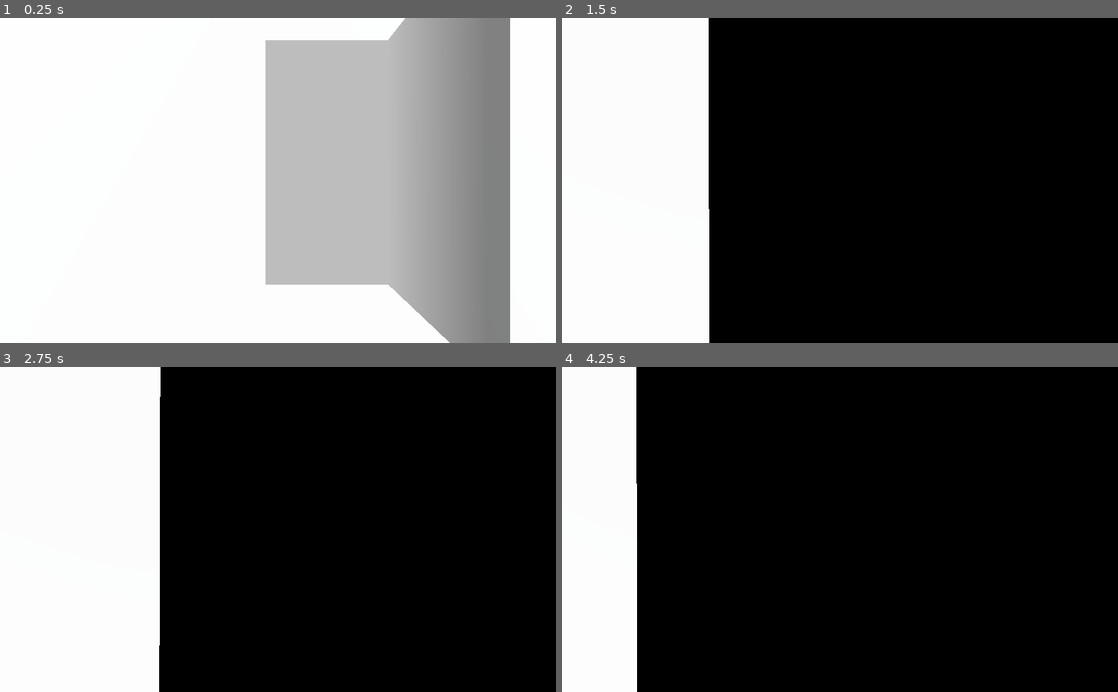
Above: before the commit, frames 1-4 (two rows, left to right).
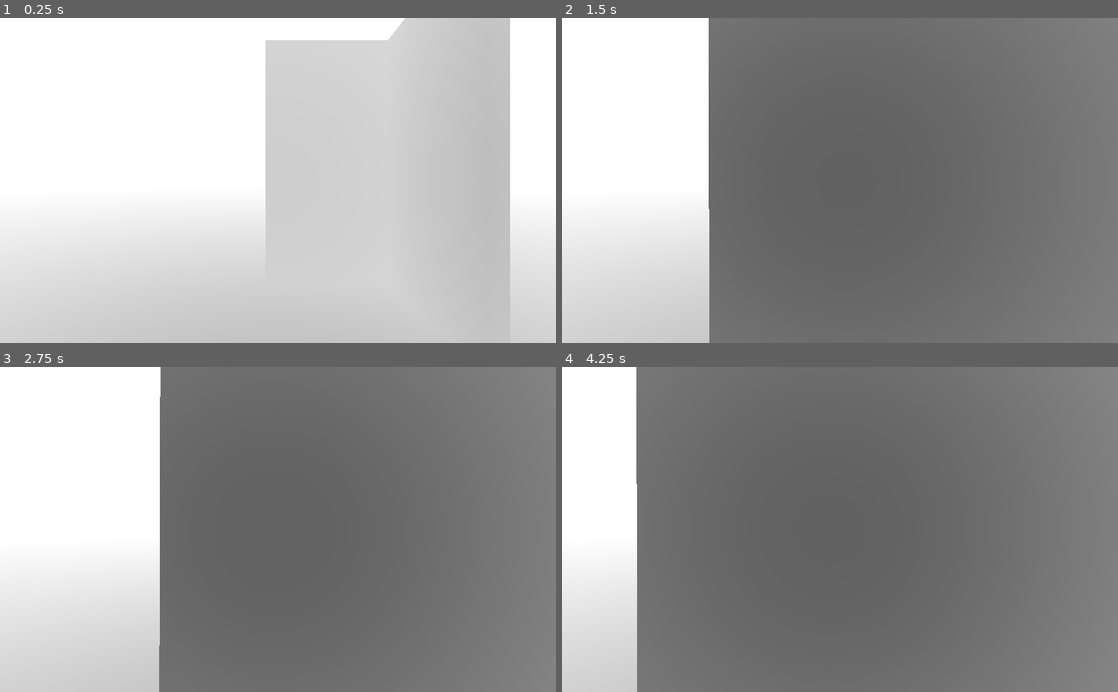
Above: after the commit, the same moments.

Repository: SmBe19/AJ8
Game: Godot game, scene res://scn/Root.tscn
Same seed, same stepped clock (60 frames per second), same inputs: the game is played once before the commit and once after it.
Inputs (mouse positions are in pixels of both pictures, inside the frame that each line leads up to):
- Up to frame 1 (0.25 s): no input
- Up to frame 2 (1.5 s): tap Enter at 0.5 s; move the mouse to (867, 180) at 0.52 s; hold W (move_forward) from 0.53 s (still down); move the mouse to (812, 180) at 1.27 s
- Up to frame 3 (2.75 s): keep holding W (move_forward); move the mouse to (289, 523) at 2.02 s
- Up to frame 4 (4.25 s): keep holding W (move_forward); move the mouse to (834, 536) at 2.77 s; move the mouse to (878, 532) at 3.52 s

The runs differ from the first frame. In frame 1, 42% of the frame differs, in the area x 0-100%, y 0-100%; in frame 2, 81%; in frame 3, 79%; in frame 4, 90%.

Commit message:
Improve depth shader

Diff:
--- a/default_env.tres
+++ b/default_env.tres
@@ -3,5 +3,6 @@
 [sub_resource type="ProceduralSky" id=1]
 
 [resource]
-background_mode = 2
+background_mode = 1
 background_sky = SubResource( 1 )
+background_color = Color( 1, 1, 1, 1 )
--- /dev/null
+++ b/mat/depth.tres
@@ -0,0 +1,20 @@
+[gd_resource type="ShaderMaterial" load_steps=2 format=2]
+
+[sub_resource type="Shader" id=1]
+code = "shader_type spatial;
+
+varying vec4 v_pos;
+
+void vertex() {
+	v_pos = (MODELVIEW_MATRIX * vec4(VERTEX, 1.0)).xyzw;
+}
+
+void fragment() {
+	vec3 pos = v_pos.xyz;//v_pos.xyz / v_pos.w;
+	pos.z = -pos.z;
+	ALBEDO.rgb = vec3(0.);
+	EMISSION.rgb = vec3(1.-1./(1.+length(pos)));
+}"
+
+[resource]
+shader = SubResource( 1 )
--- a/scn/Root.tscn
+++ b/scn/Root.tscn
@@ -1,21 +1,9 @@
-[gd_scene load_steps=6 format=2]
+[gd_scene load_steps=3 format=2]
 
 [ext_resource path="res://src/Root.gd" type="Script" id=1]
 [ext_resource path="res://scn/World.tscn" type="PackedScene" id=2]
-[ext_resource path="res://src/Depth.shader" type="Shader" id=4]
-
-[sub_resource type="QuadMesh" id=1]
-size = Vector2( 2, 2 )
-
-[sub_resource type="ShaderMaterial" id=2]
-shader = ExtResource( 4 )
 
 [node name="Root" type="Node"]
 script = ExtResource( 1 )
 
-[node name="MagicSmoke" type="MeshInstance" parent="."]
-extra_cull_margin = 16384.0
-mesh = SubResource( 1 )
-material/0 = SubResource( 2 )
-
 [node name="World" parent="." instance=ExtResource( 2 )]
--- a/scn/World.tscn
+++ b/scn/World.tscn
@@ -1,35 +1,35 @@
-[gd_scene load_steps=8 format=2]
+[gd_scene load_steps=9 format=2]
 
 [ext_resource path="res://src/Player.gd" type="Script" id=1]
 [ext_resource path="res://msh/testlvl.obj" type="ArrayMesh" id=2]
+[ext_resource path="res://mat/depth.tres" type="Material" id=3]
 
-[sub_resource type="BoxShape" id=3]
+[sub_resource type="BoxShape" id=1]
 extents = Vector3( 64, 1, 64 )
 
 [sub_resource type="QuadMesh" id=2]
 
-[sub_resource type="CapsuleShape" id=4]
+[sub_resource type="CapsuleShape" id=3]
 radius = 0.5
 
-[sub_resource type="ConvexPolygonShape" id=5]
+[sub_resource type="ConvexPolygonShape" id=4]
 points = PoolVector3Array( 0.727928, -2.01802, -0.765685, 0.727928, 2.01802, -0.765685, 0.730457, -1.98261, -1, 0.73045 …(185 unchanged characters)…
 
-[sub_resource type="ConvexPolygonShape" id=6]
+[sub_resource type="ConvexPolygonShape" id=5]
 points = PoolVector3Array( -1.21802, -2.01802, -1.01802, -1.21802, -2.01802, -0.765766, -1.21802, 2.01802, -1.01802, -1.21802, 2.01802, -0.765766, 0.72785, -2.01802, -1.01802, 0.72785, -2.01802, -0.765766, 0.72785, 2.01802, -1.01802, 0.72785, 2.01802, -0.765766 )
 
 [node name="World" type="Spatial"]
 
 [node name="Ground" type="StaticBody" parent="."]
-visible = false
 
 [node name="GroundCollision" type="CollisionShape" parent="Ground"]
 transform = Transform( 1, 0, 0, 0, 1, 0, 0, 0, 1, 0, -1, 0 )
-shape = SubResource( 3 )
+shape = SubResource( 1 )
 
 [node name="GroundMesh" type="MeshInstance" parent="Ground"]
 transform = Transform( 128, 0, 0, 0, -5.59506e-06, 1, 0, -128, -4.37114e-08, 0, 0, 0 )
 mesh = SubResource( 2 )
-material/0 = null
+material/0 = ExtResource( 3 )
 
 [node name="Player" type="KinematicBody" parent="."]
 transform = Transform( 1, 0, 0, 0, 1, 0, 0, 0, 1, 0, 1, 0 )
@@ -49,12 +49,12 @@
 [node name="testlvl" type="MeshInstance" parent="Wall"]
 transform = Transform( 1, 0, 0, 0, 1, 0, 0, 0, 1, 1, 2, -3 )
 mesh = ExtResource( 2 )
-material/0 = null
+material/0 = ExtResource( 3 )
 
 [node name="CollisionShape2" type="CollisionShape" parent="Wall"]
 transform = Transform( 1, 0, 0, 0, 1, 0, 0, 0, 1, 1, 2, -3 )
-shape = SubResource( 5 )
+shape = SubResource( 4 )
 
 [node name="CollisionShape" type="CollisionShape" parent="Wall"]
 transform = Transform( 1, 0, 0, 0, 1, 0, 0, 0, 1, 1, 2, -3 )
-shape = SubResource( 6 )
+shape = SubResource( 5 )
--- a/src/Depth.shader
+++ b/src/Depth.shader
@@ -5,10 +5,14 @@
 }
 
 void fragment() {
-	float depth = texture(DEPTH_TEXTURE, SCREEN_UV).r;
-	depth = depth * 2. - 1.;
-	depth = PROJECTION_MATRIX[3][2] / (depth + PROJECTION_MATRIX[2][2]);
+	vec4 col = texture(SCREEN_TEXTURE, SCREEN_UV);
+	vec4 pos = INV_PROJECTION_MATRIX * vec4(2.*SCREEN_UV-1., texture(DEPTH_TEXTURE,SCREEN_UV).r*2.-1., 1.0);
+	pos.z = 1.0;
+	pos.xyz /= pos.w;
 
 	ALBEDO.rgb = vec3(0.);
-	EMISSION.rgb = vec3(1.-1./depth);
+	//float dist = pos.z;
+	float dist = length(pos);
+	EMISSION.rgb = vec3(1.-1./(1.+dist));
+	//EMISSION.rgb = 1.-col.rgb;
 }
Not shown: 1 places in scn/World.tscn that only renumber resources
